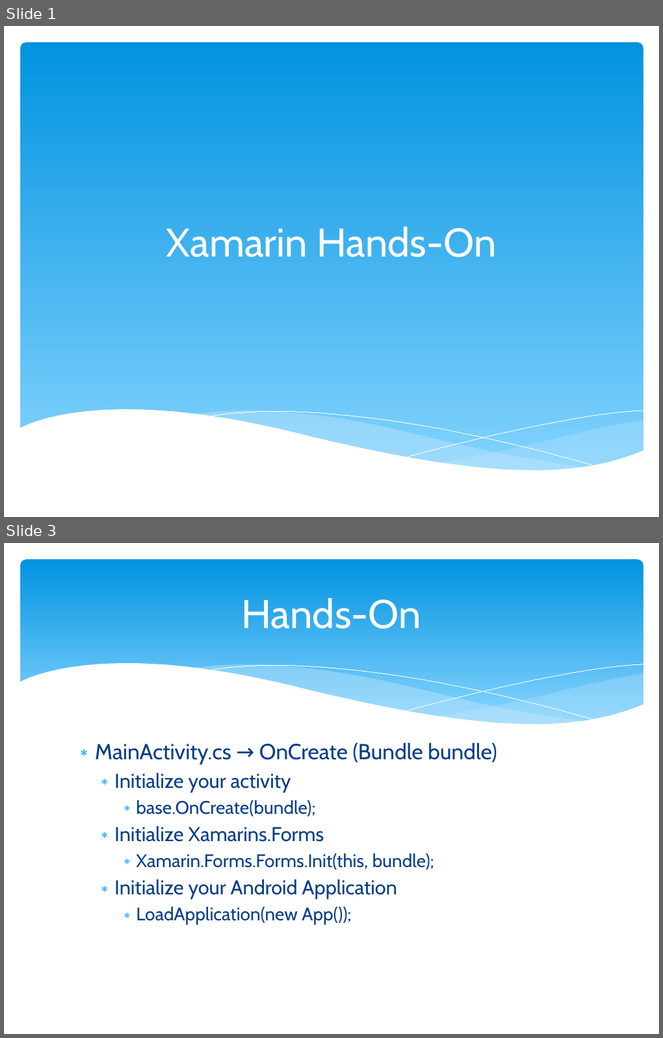
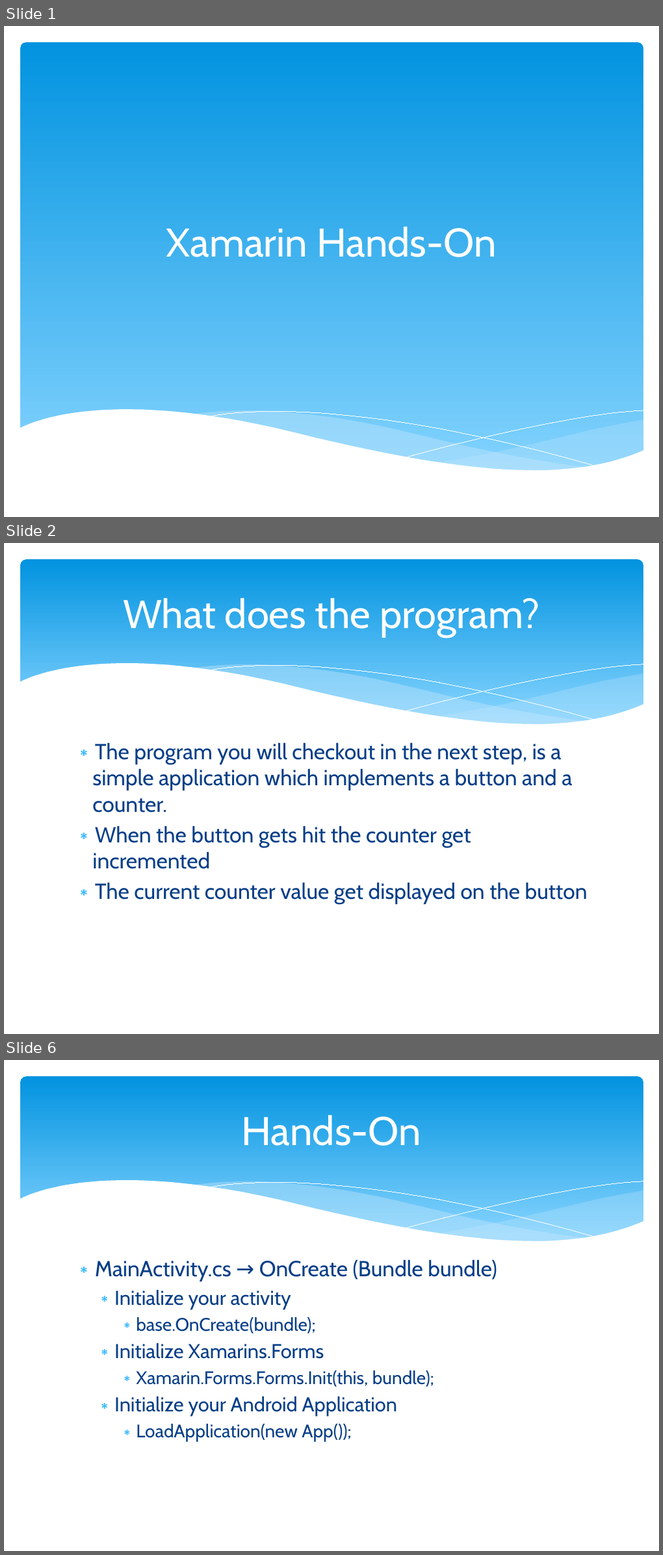
Before and after one commit to JasperBroeker/ePortfolio, a slide deck: Hands-On/Hands-On.pptx. Shown one above the other, each under a label of ours: slides 1 and 3 before the commit, slides 1, 2 and 6 after it; the slides between them are not shown. The pictures are 663x1038 and 663x1555 pixels, drawn with LibreOffice and Linux fonts; fonts in the diff are those of the drawing. Boxes give left, top, right and bottom in pixels: in the first picture for what was removed or moved away, otherwise in the second. Text is boxed around its words. In the diff, an @@ line names an element or a change of style, - is before the commit and + after.

```diff
--- a/Hands-On/Hands-On.pptx
+++ b/Hands-On/Hands-On.pptx
@@ slide 2 added at [4,543,659,1034], background #FFFFFF; not listed: 6 template elements that a slide beside it also shows @@
@@ title added at [123,598,540,637], 44 pt, text #FFFFFF @@
+What does the program?
@@ text added at [92,743,588,904], 24 pt, text #073E87 @@
+∗ The program you will checkout in the next step, is a simple application which implements a button and a counter.
+∗ When the button gets hit the counter get incremented
+∗ The current counter value get displayed on the button
@@ what was slide 3 is now slide 6 @@
```
Also in this commit, not shown: 1 slide changed, 2 other slides added.
